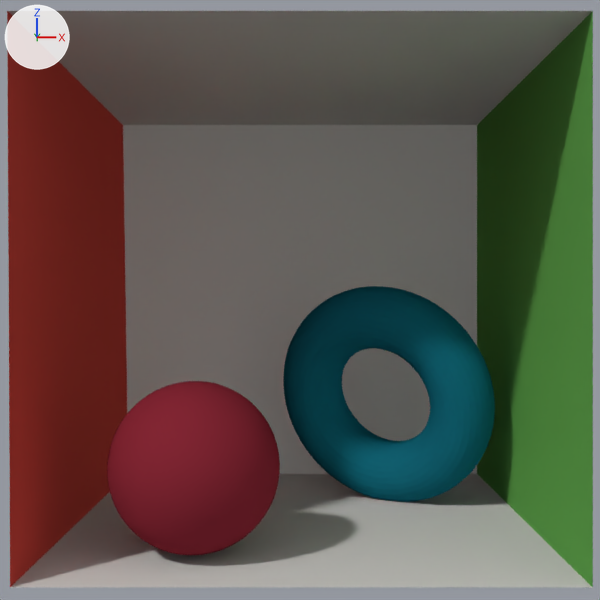
Two versions of the Blender file models/CornellBoxPhong.blend, one commit apart.
One viewpoint serves both versions: the file's camera 'Camera'. The axes (+X, +Y, +Z) are drawn at upper left. The lights are the same throughout.

Objects in the first picture: 'Icosphere', 'Torus', 'backWall', 'ceiling', 'floor', 'leftWall', 'rightWall'.
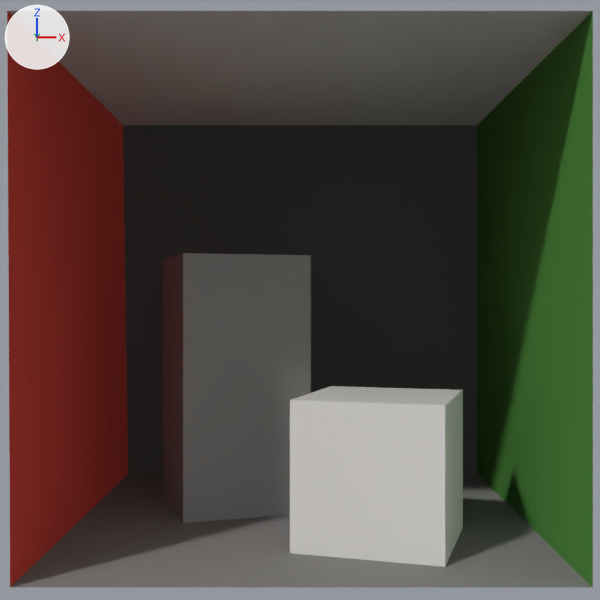
Commit message: Add CornellBoxPhong.

Patch to the scene script:
```diff
--- a/models/CornellBoxPhong.blend.py
+++ b/models/CornellBoxPhong.blend.py
@@ mat_floor @@
 mat_floor = diffuse_material('floor')
-mat_floor.base_color = (0.725, 0.71, 0.68)  # light grey #dddbd7
+mat_floor.base_color = (0.26, 0.255, 0.245)  # grey #8b8a88
@@ mat_backwall @@
 mat_backwall = diffuse_material('backWall')
-mat_backwall.base_color = (0.725, 0.71, 0.68)  # light grey #dddbd7
+mat_backwall.base_color = (0.0766, 0.0752, 0.0724)  # dark grey #4e4e4c
@@ mat_tallbox @@
+mat_tallbox = diffuse_material('tallBox')
+mat_tallbox.base_color = (0.274, 0.268, 0.258)  # grey #8f8d8b
@@ mat_shortbox @@
+mat_shortbox = diffuse_material('shortBox')
+mat_shortbox.base_color = (0.725, 0.71, 0.68)  # light grey #dddbd7
@@ me_shortbox @@
+me_shortbox.from_pydata([(-0.53, 1.2, 0.09), (0.04, 1.2, -0.09), (-0.14, 1.2, -0.67), (-0.71, 1.2, -0.49), (-0.53, 0.0, 0.09), (-0.53, 1.2, 0.09), (-0.71, 1.2, -0.49), (-0.71, 0.0, -0.49), (-0.71, 0.0, -0.49), (-0.71, 1.2, -0.49), (-0.14, 1.2, -0.67), (-0.14, 0.0, -0.67), (-0.14, 0.0, -0.67), (-0.14, 1.2, -0.67), (0.04, 1.2, -0.09), (0.04, 0.0, -0.09), (0.04, 0.0, -0.09), (0.04, 1.2, -0.09), (-0.53, 1.2, 0.09), (-0.53, 0.0, 0.09)], [], [(0, 1, 2, 3), (4, 5, 6, 7), (8, 9, 10, 11), (12, 13, 14, 15), (16, 17, 18, 19)])
+me_shortbox.materials.append(mat_tallbox)  # grey #8f8d8b
@@ me_leftwall_001 @@
+me_leftwall_001.from_pydata([(0.53, 0.6, 0.75), (0.7, 0.6, 0.17), (0.13, 0.6, 0.0), (-0.05, 0.6, 0.57), (-0.05, 0.0, 0.57), (-0.05, 0.6, 0.57), (0.13, 0.6, 0.0), (0.13, 0.0, 0.0), (0.53, 0.0, 0.75), (0.53, 0.6, 0.75), (-0.05, 0.6, 0.57), (-0.05, 0.0, 0.57), (0.7, 0.0, 0.17), (0.7, 0.6, 0.17), (0.53, 0.6, 0.75), (0.53, 0.0, 0.75), (0.13, 0.0, 0.0), (0.13, 0.6, 0.0), (0.7, 0.6, 0.17), (0.7, 0.0, 0.17)], [], [(0, 1, 2, 3), (4, 5, 6, 7), (8, 9, 10, 11), (12, 13, 14, 15), (16, 17, 18, 19)])
+me_leftwall_001.materials.append(mat_shortbox)  # light grey #dddbd7
@@ ob_torus @@
-ob_torus = bpy.data.objects.new('Torus', me_torus)
-ob_torus.location = (0.404, 0.327, 0.522)
-ob_torus.rotation_euler = (-4.064, -1.132, -1.131)  # degrees (-233, -65, -65)
@@ ob_icosphere @@
-ob_icosphere = bpy.data.objects.new('Icosphere', me_icosphere)
-ob_icosphere.location = (-0.422, -0.583, 0.341)
@@ ob_tallbox @@
+ob_tallbox = bpy.data.objects.new('tallBox', me_shortbox)
+ob_tallbox.location = (0.0, 0.0, 0.0)
+ob_tallbox.rotation_euler = (1.571, 0.0, 0.0)  # degrees (90, 0, 0)
@@ ob_shortbox @@
+ob_shortbox = bpy.data.objects.new('shortBox', me_leftwall_001)
+ob_shortbox.location = (0.0, 0.0, 0.0)
+ob_shortbox.rotation_euler = (1.571, 0.0, 0.0)  # degrees (90, 0, 0)
```

Boxes [x1, y1, x2, y2] around the edits, measured in the pictures (600 x 600 px):
'backWall', recoloured
    both: [123, 125, 477, 474]
'floor', recoloured
    both: [11, 474, 592, 587]
'tallBox', added
    after: [163, 253, 311, 523]
'Torus', deleted
    before: [283, 286, 495, 502]
'shortBox', added
    after: [290, 386, 463, 567]
'Icosphere', deleted
    before: [107, 381, 280, 555]
